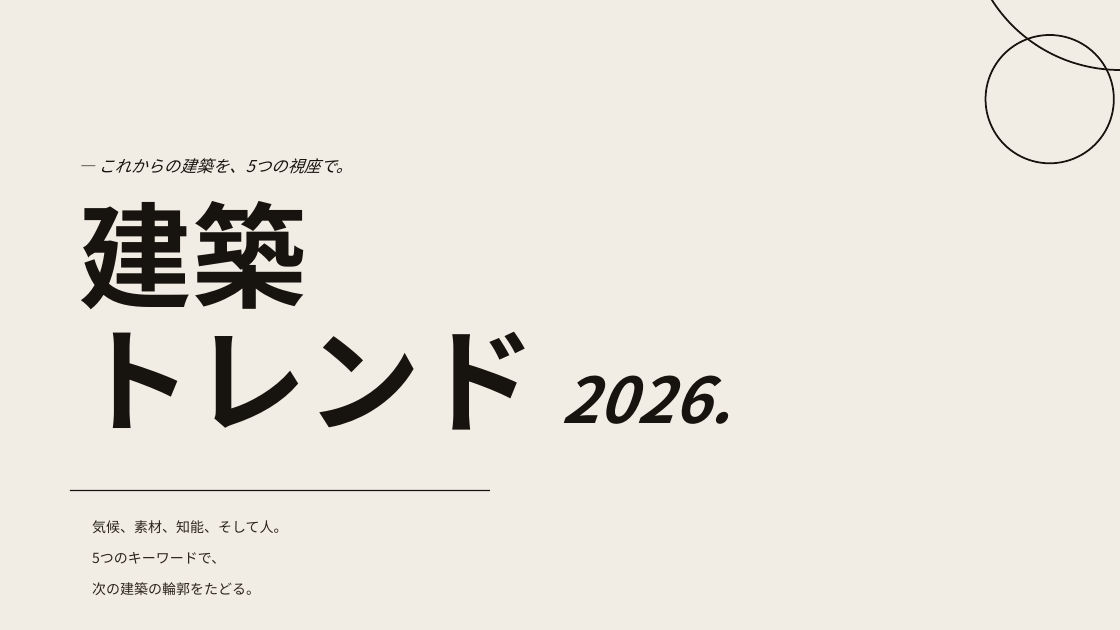
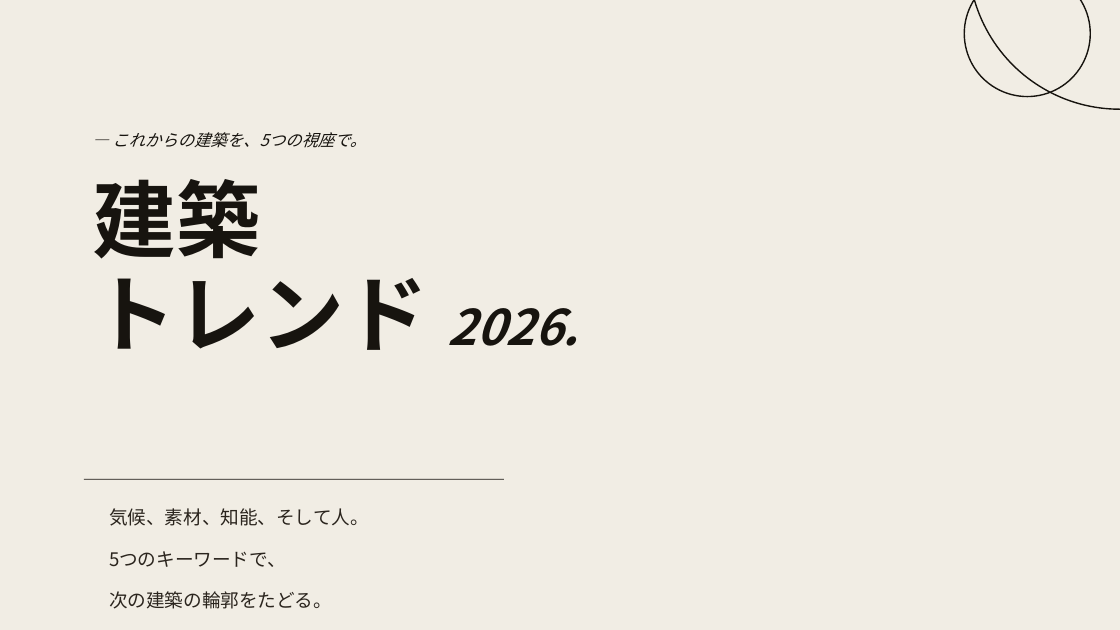
Before and after one commit to horihorihorihorichiz/-, a slide deck: slide 1 of slides/exports/architecture2026_text.pptx. Drawn at 1120x630 pixels with LibreOffice and Linux fonts; fonts in the diff are those of the drawing. Boxes give left, top, right and bottom in pixels: in the first picture for what was removed or moved away, otherwise in the second. Text is boxed around its words. In the diff, an @@ line names an element or a change of style, - is before the commit and + after.

```diff
--- a/slides/exports/architecture2026_text.pptx
+++ b/slides/exports/architecture2026_text.pptx
@@ ellipse at (965,0,1091,97): outline #17140F 1.5 pt to #17140F 1.2 pt @@
@@ ellipse: place and size @@
-ellipse at (986,35,1114,164)
+ellipse at (965,0,1091,97)
@@ ellipse: place and size @@
-ellipse at (968,0,1120,70)
+ellipse at (969,0,1120,109)
@@ ellipse at (969,0,1120,109): outline #17140F 1.5 pt to #17140F 1.2 pt @@
@@ text "— これからの建築を、5つの視座で。": place and size @@
-text "— これからの建築を、5つの視座で。" at (98,158,352,174)
+text "— これからの建築を、5つの視座で。" at (112,132,366,148)
@@ text "建築 トレンド 2026.": place and size @@
-text "建築 トレンド 2026." at (78,201,731,430)
+text "建築 トレンド 2026." at (92,179,579,350)
@@ text "建築 トレンド 2026." at (92,179,579,350): size 98 to 72 pt in "建築 トレンド"; size 54 to 42 pt in "2026."; line spacing 0.92 to 0.95 @@
@@ rectangle: place and size @@
-rectangle at (70,490,490,491)
+rectangle at (84,479,504,480)
@@ text "気候、素材、知能、そして人。": place and size @@
-text "気候、素材、知能、そして人。" at (92,520,287,595)
+text "気候、素材、知能、そして人。" at (109,508,369,609)
@@ text "気候、素材、知能、そして人。" at (109,508,369,609): size 12 to 16 pt @@
```
Also in this commit, not shown: 6 other slides changed, 1 other file.
